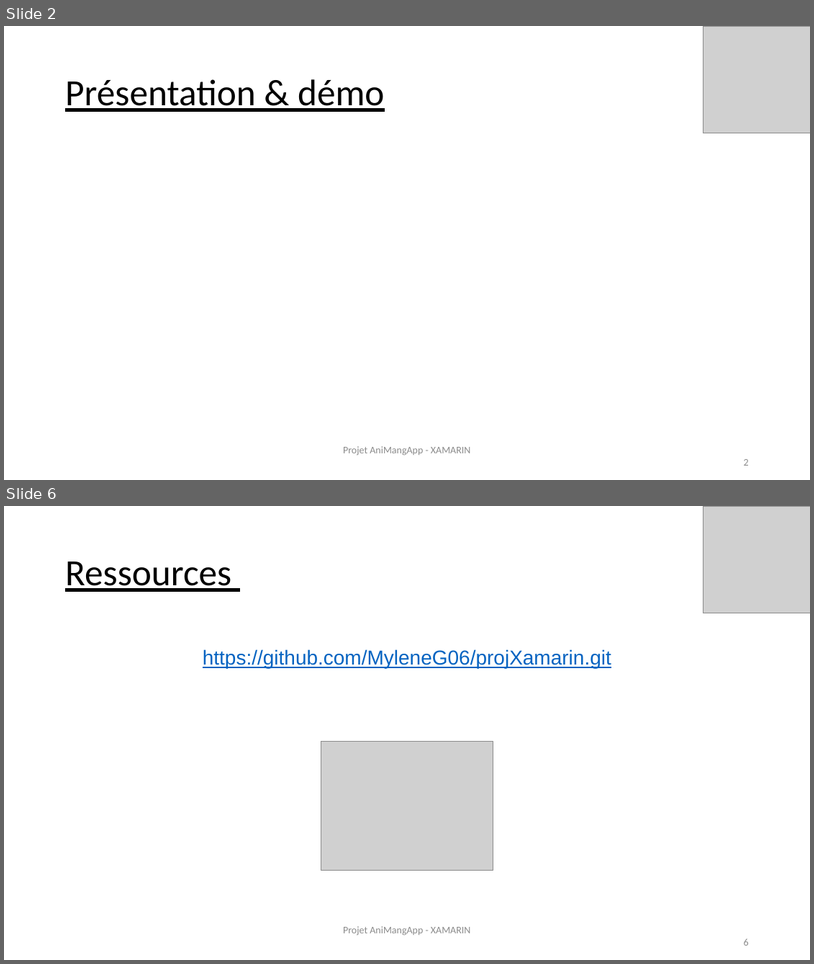
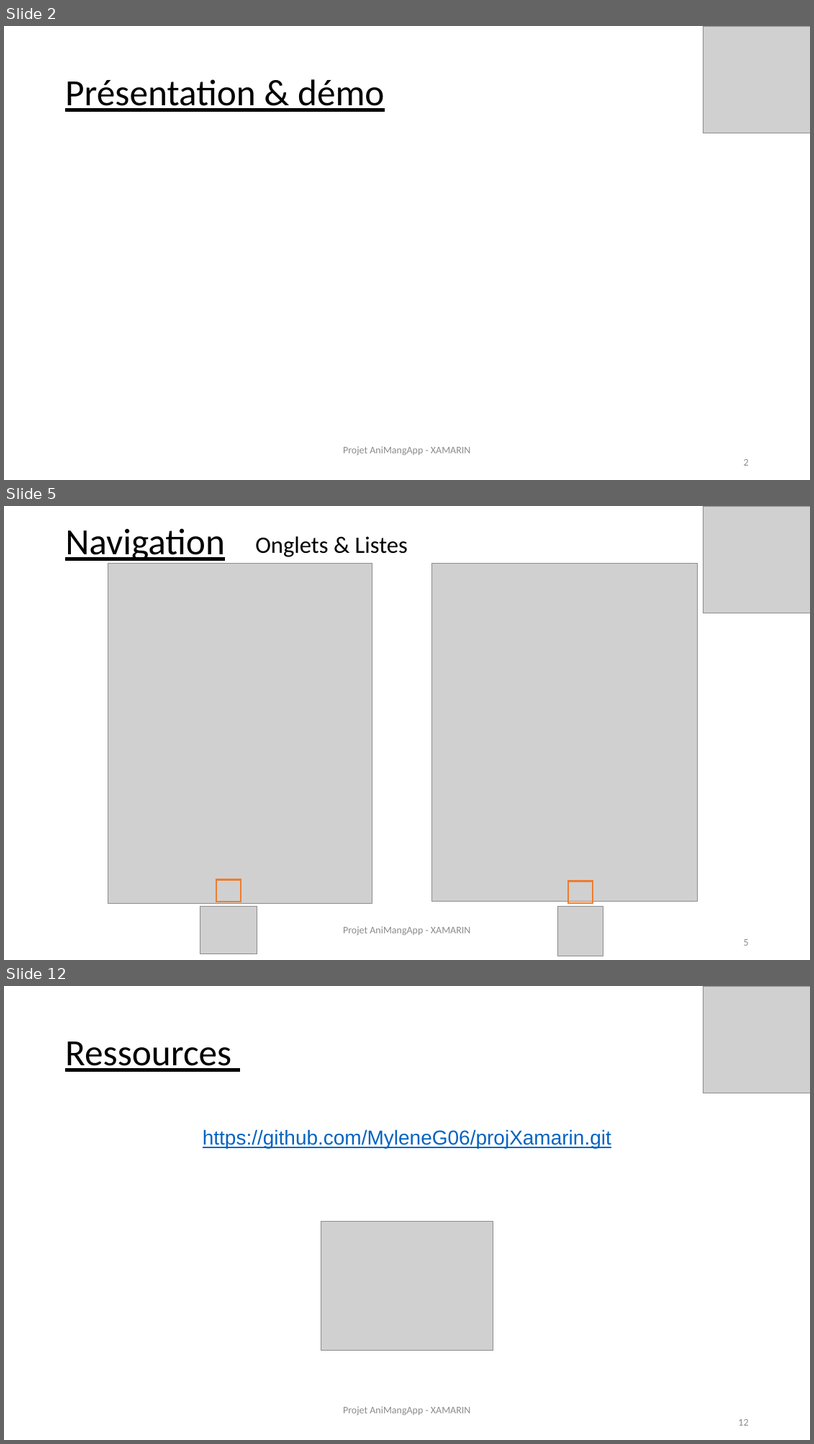
Before and after one commit to MyleneG06/projXamarin, a slide deck: Prez-Xamarin_AniMangApp.pptx. Shown one above the other, each under a label of ours: slides 2 and 6 before the commit, slides 2, 5 and 12 after it; the slides between them are not shown. The pictures are 814x964 and 814x1444 pixels, drawn with LibreOffice and Linux fonts; fonts in the diff are those of the drawing; grey boxes stand for pictures. Boxes give left, top, right and bottom in pixels: in the first picture for what was removed or moved away, otherwise in the second. Text is boxed around its words. In the diff, an @@ line names an element or a change of style, - is before the commit and + after.

Commit message:
maj prez ppt avec nouvelles listes

```diff
--- a/Prez-Xamarin_AniMangApp.pptx
+++ b/Prez-Xamarin_AniMangApp.pptx
@@ slide 5 added at (x1=4, y1=506, x2=810, y2=960), background #FFFFFF @@
@@ picture added at (x1=703, y1=506, x2=810, y2=613) @@
@@ text added at (x1=65, y1=528, x2=225, y2=564), 44 pt, text #000000, underline @@
+Navigation
@@ text added at (x1=255, y1=536, x2=408, y2=557), 28 pt, text #000000 @@
+      Onglets & Listes
@@ picture added at (x1=108, y1=563, x2=373, y2=903) @@
@@ picture added at (x1=432, y1=563, x2=699, y2=901) @@
@@ rectangle added at (x1=216, y1=879, x2=241, y2=901), outline #ED7D31 2 pt @@
@@ rectangle added at (x1=568, y1=881, x2=593, y2=903), outline #ED7D31 2 pt @@
@@ picture added at (x1=200, y1=906, x2=257, y2=953) @@
@@ picture added at (x1=558, y1=906, x2=604, y2=956) @@
@@ text added at (x1=343, y1=926, x2=749, y2=945), 12 pt, text #8B8B8B @@
+Projet AniMangApp - XAMARIN
+5
@@ what was slide 6 is now slide 12 @@
@@ text at (x1=738, y1=1419, x2=748, y2=1425): text changed @@
-6
+12
```
Also in this commit, not shown: 2 slides changed, 7 other slides added, 2 slides removed.
